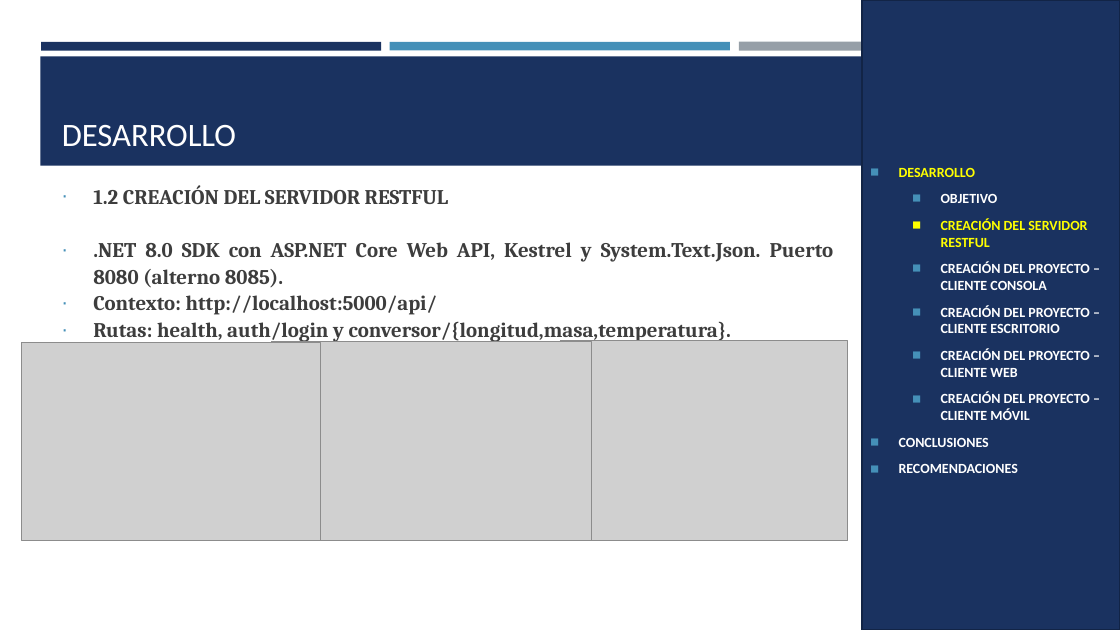
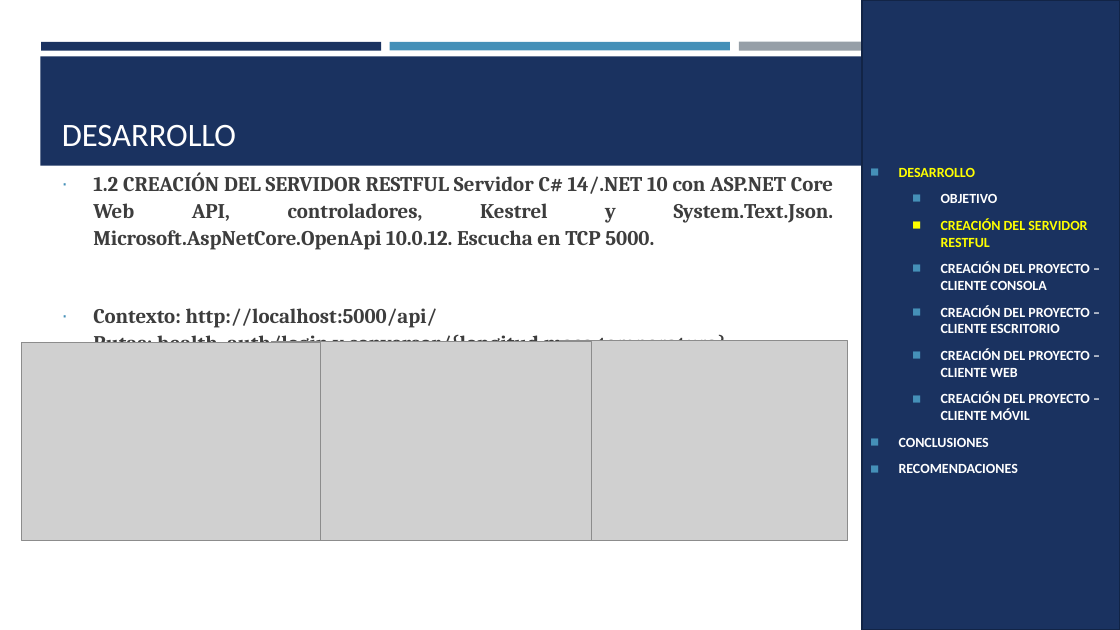
Before and after one commit to JulioViche/u1-sw-arch, a slide deck: slide 4 of TI.1.4. PAO202651_RESTFUL_DOTNET_SINBDD_NRC36884_GR09/05. DOCUMENTACION/CONVUNI_RESTFUL_DOTNET_GR09.pptx. Drawn at 1120x630 pixels with LibreOffice and Linux fonts; fonts in the diff are those of the drawing; grey boxes stand for pictures. Boxes give left, top, right and bottom in pixels: in the first picture for what was removed or moved away, otherwise in the second. Text is boxed around its words. In the diff, an @@ line names an element or a change of style, - is before the commit and + after.

```diff
--- a/TI.1.4. PAO202651_RESTFUL_DOTNET_SINBDD_NRC36884_GR09/05. DOCUMENTACION/CONVUNI_RESTFUL_DOTNET_GR09.pptx
+++ b/TI.1.4. PAO202651_RESTFUL_DOTNET_SINBDD_NRC36884_GR09/05. DOCUMENTACION/CONVUNI_RESTFUL_DOTNET_GR09.pptx
@@ text at [93, 172, 834, 250]: text changed @@
-∙ 1.2 CREACIÓN DEL SERVIDOR RESTFUL
-∙ .NET 8.0 SDK con ASP.NET Core Web API, Kestrel y System.Text.Json. Puerto 8080 (alterno 8085).
+∙ 1.2 CREACIÓN DEL SERVIDOR RESTFUL Servidor C# 14/.NET 10 con ASP.NET Core Web API, controladores, Kestrel y System.Text.Json. Microsoft.AspNetCore.OpenApi 10.0.12. Escucha en TCP 5000.
```
Also in this commit, not shown: 13 other slides changed, 18 other files.
